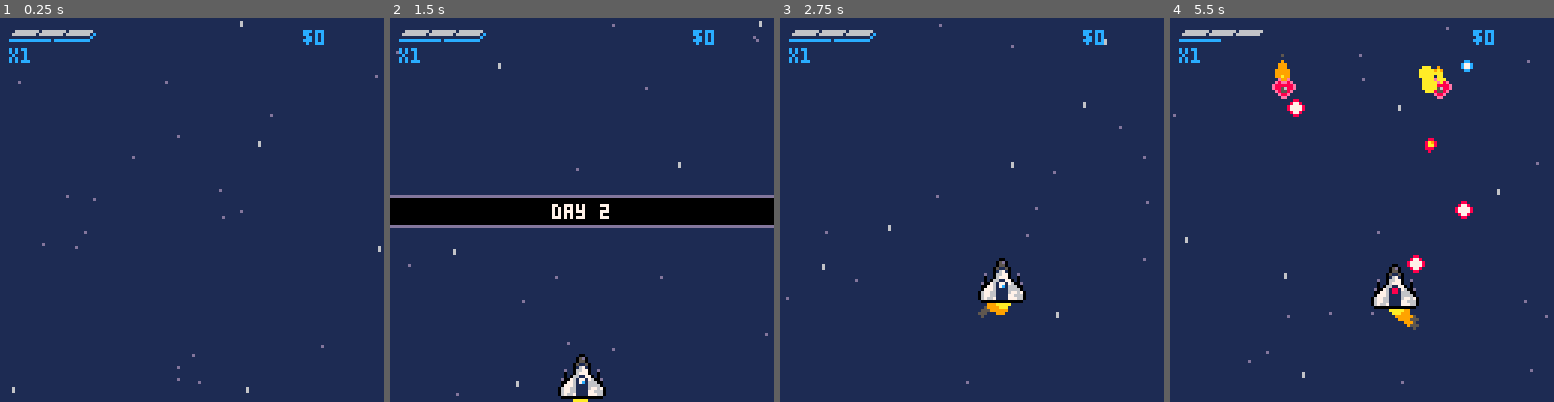
Above: before the commit, frames 1-4 (left to right).
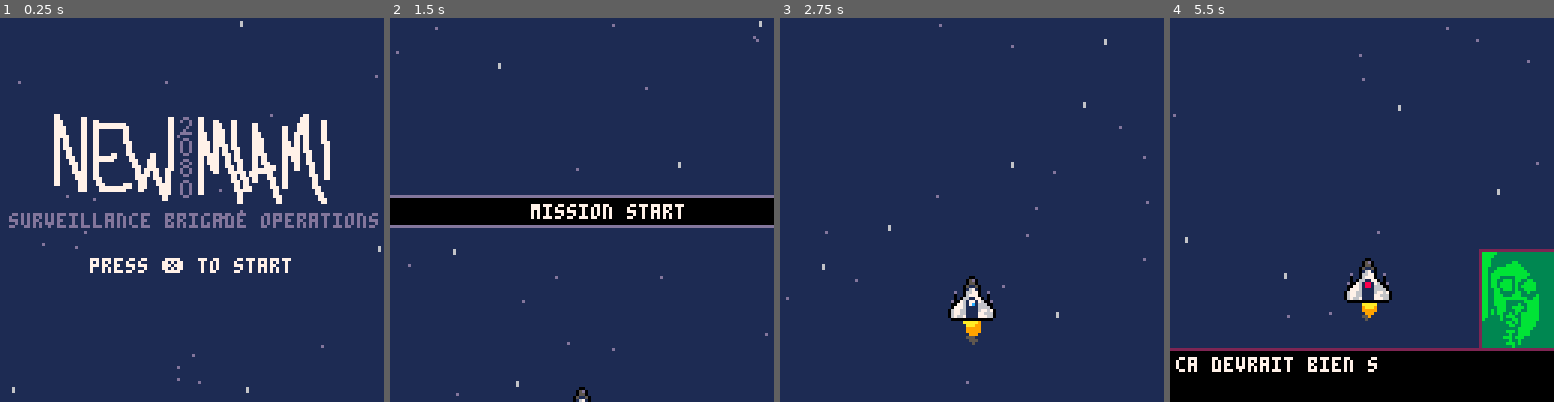
Above: after the commit, the same moments.

Repository: aureliendossantos/new-miami-2080
Game: PICO-8 cartridge miami2080.p8
Same seed, same stepped clock (60 frames per second), same inputs: the game is played once before the commit and once after it.
Inputs:
- Up to frame 1 (0.25 s): no input
- Up to frame 2 (1.5 s): tap X (X key) at 0.33, 1.07 s; tap O (Z key) at 0.7 s
- Up to frame 3 (2.75 s): hold Right 1.6-2.1 s; tap O (Z key) at 1.7, 2.1, 2.5 s; tap X (X key) at 1.85 s; hold Up 2.15-2.42 s; hold Right from 2.47 s (still down)
- Up to frame 4 (5.5 s): tap O (Z key) every 0.4 s from 2.9 to 5.3 s; tap X (X key) at 2.97, 4.08, 5.2 s; release Right at 3.03 s; hold Left 3.08-3.58 s; hold Down 3.63-3.97 s; hold Right 4.02-4.68 s; hold Up 4.73-5.03 s; hold Left from 5.08 s (still down)

The runs differ from the first frame. In frame 1, 9.1% of the frame differs, in the area x 2-99%, y 3-67%; in frame 2, 2.3%; in frame 3, 2.5%; in frame 4, 23%, in the area x 0-100%, y 3-100%.

Commit message:
first demo

Diff:
--- a/miami2080.p8
+++ b/miami2080.p8
@@ -7,7 +7,7 @@
 function _init()
  first_time_map=true
  cur_threats={}
- stage=2
+ stage=0
  turn=0
  --particles
  dust,dust_front={},{}
@@ -214,7 +214,10 @@
 	end
  --items
  if trans_t>90 then
+  palt(11, true)
+  palt(0, false)
   draw_items(ship,1,38)
+  palt()
  end
  if trans_t>140 then
   draw_items(weapon,2,56)
@@ -278,7 +281,13 @@
 -->8
 --scene shmup
 function init_shmup()
- --music(3)
+ if stage>0 then
+  if stage==1 or stage==3 then
+   music(0)
+  else
+   music(7)
+  end
+ end
  bullets={}
  e_bullets={}
  enemies={}
@@ -315,12 +324,18 @@
 	 update_title()
 	elseif wave==0 then
 	 update_stage_start()
+	elseif wave>#stages[stage]+1 then
+		notif_t+=1
+		if notif_t==100 then
+			init_bubble()
+		end
 	elseif (not text_mode
 	and wave==#stages[stage]+1
 	and #enemies==0)
 	or p.life==-120 then
-		init_bubble()
 		wave+=1
+		notif_t=0
+	 notif_text="mission complete"
 	elseif wave<=#stages[stage] then
 		local info=stages[stage][wave]
 		--decrease wave timer
@@ -346,7 +361,7 @@
 
 function update_stage_start()
 	notif_t+=1
-	notif_text="day "..stage
+	notif_text="mission start"
 	if p.y==80 then
 	 wave=1
 	else
@@ -358,6 +373,7 @@
  if btnp(❎) then
  	stage=1
  	sfx(1)
+ 	music(0)
  end
  title_t+=0.15
 end
@@ -396,32 +412,66 @@
 	end
 	for b in all(e_bullets) do
 		spr(animate(b.anim),b.x,b.y)
-		--rectfill(b.x+b.x1,b.y+b.y1,b.x+b.x1+b.w,b.y+b.y1+b.h)
-	end
-	--rectfill(p.x+p.x1,p.y+p.y1,p.x+p.x1+p.w,p.y+p.y1+p.h)
+	end
 	if stage==0 then
 	 draw_title()
 	elseif stage>1 and p.life>0 then
-	 local i=1
-	 for j=1,p.shield do
-	  rectfill(-11+i*14,5,3+i*14,7,12)
-	  i+=1
+
+
+	--shield
+	local max_shield=ship[eqp[1]].shield
+	local point_length=14
+	if max_shield==3 then
+		point_length=9
+	elseif max_shield==5 then
+		point_length=5
+	end
+	local i=1
+	for j=1,p.shield do
+		local x=3+(point_length+1)*(i-1)
+		rectfill(x,5,x+point_length-1,7,12)
+		i+=1
+	end
+	local col=12
+	if flr(blink_t)%2==0 then
+		col=7
+	end
+	if shield_fill>0 then
+		local x=3+(point_length+1)*(i-1)
+		rectfill(x,5,x+(point_length*shield_fill/max_shield_fill),7,col)
+	end
+	--multiplier
+	if not graze then
+		--force not blinking
+		col=12
+	end
+	print("x"..multiplier,3,10,col)
+
+  --hide top of experience rect
+
+  line(3,5,29,5,1)
+
+  --life
+
+	 local max_life=ship[eqp[1]].life
+	 local point_length=13
+	 if max_life==3 then
+	 	point_length=8
+	 elseif max_life==4 then
+	 	point_length=6
+  end
+  --grey back line
+  for i=1,max_life do
+   local x=4+(point_length+1)*(i-1)
+   line(x,5,x+point_length-1,5,5)
 	 end
-	 local col=12
-	 if flr(blink_t)%2==0 then
-	  col=7
+	 --white bars
+	 for i=1,p.life do
+	  local x=4+(point_length+1)*(i-1)
+	  line(x,5,x+point_length-1,5,6)
+	  line(x+1,4,x+point_length,4,6)
 	 end
-	 if shield_fill>0 then
-	 	rectfill(-11+i*14,5,-11+i*14+(13*shield_fill/max_shield_fill),7,col)
-  end
-  if not graze then
-	  --force not blinking
-	  col=12
-  end
-  print("x"..multiplier,3,10,col)
-
-  rectfill(4,5,29,5,5)
-	 rectfill(4,4,4+8.7*p.life,5,6)
+	 --sprite
 	 palt(11, true)
 	 palt(0, false)
 	 spr(82,1,0,4,2)
@@ -479,13 +529,6 @@
 	end
 end
 
-function explode(x,y)
- add(explosions,{
-  x=x,
-  y=y,
-  t=0})
-end
-
 function update_explosions()
  for e in all(explosions) do
   e.t+=1
@@ -504,7 +547,7 @@
 		{5,"medium",2,1}
 	}
 	deploy_messages={
-	 {"oh, avant que j'oublie, petit conseil.","seul le gyropha …(88 unchanged characters)… les balles avec le reste du vaisseau.","pensez-y quand vous etes en rade de bouclier ou d'argent.","y a pas de honte, ca peut arriver.","allez, bonne chasse."},
+	 {"oh, avant que j'oublie, petit conseil.","seul le gyropha …(88 unchanged characters)… les balles avec le reste du vaisseau.","vous verrez.","allez, bonne chasse."},
   {"et c'est parti."},
   {"vous savez, y a un truc special chez vous.","vous etes peut-etre un peu maladroite des fois","mais vous y mettez du …(184 unchanged characters)…
   {"mettez-leur une raclee."},
@@ -530,20 +573,22 @@
   {
    speed=1.2,
    life=4,
-   shield=2,
-   price=2090,
-   anim={18},
+   shield=3,
+   price=1700,
+   anim={16},
    x1=7,y1=7,
-   w=1,h=1
+   w=1,h=1,
+   text={"un peu plus robuste, celui-la.","vu ton allure au combat,","ce serait pas du luxe."}
   },
   {
 	  speed=1.2,
-   life=5,
-   shield=2,
+   life=2,
+   shield=5,
    price=9930,
    anim={16},
    x1=7,y1=9,
-   w=1,h=2
+   w=1,h=2,
+   text={"ah, ca c'est un bolide de vrai pilote.","la coque est tres fragile","mais le bouclier est une merveille.","enfin, faut savoir booster la recharge,","sinon ca sert a rien.","dis-moi la petite jeune, tu sais booster la recharge ?","faut froler les balles.","ca pimente les virees."}
   },
  }
  --weapons
@@ -556,29 +601,32 @@
    sfx=0,
    anim={31},
    x1=2,y1=2,
-   w=3,h=3
+   w=3,h=3,
+   text={"hm ?","ah, ce truc ?","bah, ca fait des petites bouboules colorees.","c'est mignon.","et je pense que c'est tout ce que j'ai a dire dessus."}
   },
   {
    price=800,
+   speed=3,
+   frequency=8,
+   duration=25,
+   damage=12,
+   sfx=13,
+   anim={30},
+   x1=0,y1=1,
+   w=6,h=6,
+   text={"voila une arme qui a un peu plus de gueule deja.","avec ca, tu vas un peu moins tirer a cote des mechants.","c'est pratique."}
+  },
+  {
+   price=5990,
    speed=3,
    frequency=8,
    duration=25,
    damage=15,
    sfx=13,
-   anim={30},
-   x1=0,y1=1,
-   w=6,h=6
-  },
-  {
-   price=5990,
-   speed=3,
-   frequency=8,
-   duration=25,
-   damage=20,
-   sfx=13,
    anim={29},
    x1=1,y1=0,
-   w=5,h=7
+   w=5,h=7,
+   text={"tres costaud ce truc.","moins marrant que le lance-flammes quand meme.","mais plus versatile."}
   }
  }
  --secondary
@@ -587,11 +635,12 @@
    speed=3.5,
    frequency=12,
    duration=16,
-   damage=20,
+   damage=10,
    sfx=13,
    anim={47},
    x1=2,y1=2,
-   w=3,h=3
+   w=3,h=3,
+   text={"eh, la petite jeune.","on s'interesse aux armes a chaleur ?","j'aime bien ces trucs.","par contre ca utilise un peu de puissance de propulsion.","faut pas s'en servir n'importe comment.","celle-la a une courte portee, mais bon","elle fait quand meme mal tu sais.","c'est pratique pour les tirs de precision rapproches.","...","ouais, je sais.","on fait pas tous les jours des tirs de precision rapproches."}
   },
   {
    price=6200,
@@ -602,7 +651,8 @@
    sfx=13,
    anim={46},
    x1=2,y1=0,
-   w=3,h=7
+   w=3,h=7,
+   text={"boom. boom. boom.","cette arme, elle chante la mort.","boom. boom.","boom."}
   },
   {
    price=14700,
@@ -613,7 +663,8 @@
    sfx=13,
    anim={45},
    x1=0,y1=0,
-   w=6,h=7
+   w=6,h=7,
+   text={"la specialite de la maison.","le gros lance-flammes.","putain c'que ca me donne envie de bruler des trucs.","tu sais, quand on a une vie comme la mienne","on se demande un peu","si on fait une vraie difference dans ce monde de tares.","mais ce lance-flammes.","putain de merde.","putain de merde ce lance-flammes !","quel plaisir."}
   }
  }
  --enemies
@@ -703,7 +754,7 @@
    --following tunnel guy
 	  life=140,
 	  money=120,
-   anim={4},
+   anim={52},
    spr_w=2,spr_h=1,
    x1=0,y1=0,w=15,h=7,
    emitters={
@@ -900,7 +951,11 @@
    {"ah ben, je vois deja plus personne.","c'etait du bon travail.","alors euh, bienvenue dans la brigade.","tu peux rentrer, il faut que tu dises bonjour au colonel."}
   },
   {
-	--level-1
+	--2-level-1
+	{function()
+		colonel=false
+	end},
+	{"eh, petite.","tu vois ce chiffre dans le coin ?","c'est ton multiplicateur d'argent et de bouclier.","grosse technologie.","frole les balles pour aspirer leur energie et faire monter le chiffre.","tu me remercieras."},
 	{2,1,60,1},
 	{3,1,80,1},
 	{2,1,40,1},
@@ -916,23 +971,52 @@
 	{2,1,80,6},
 	{1,2,8,1,100},
 	{2,1,60,9,60},
-	{1,2,8,1},
-  },
-  {
-   {1,4,-40,4},
-   {1,1,80,2,1},
+	{1,2,8,1}
+  },
+  {
+	  --3-level-2
+   {1,1,80,2},
    {1,1,-80,3,1},
-   {1,7,60,1},
-   {1,5,128,5},
-   {1,5,-96,5},
-   {1,2,30,1},
-   {1,1,98,2,1},
-   {1,1,-98,3,20},
+   {1,2,10,1},
+   {1,1,85,2,1},
+   {1,1,-85,3,20},
    {1,2,-30,2},
-   {4,1,60,2},
-   {2,2,70,2},
-   {3,2,98,2}
-  },
+   {3,1,60,3},
+   {2,1,90,8,100},
+   {2,1,40,6,80},
+   {1,2,70,2},
+   {1,2,-70,1,80},
+   {1,1,-85,3,60},
+   {1,1,20,1,70},
+   {3,1,70,1},
+   {1,1,-50,7,120},
+   {1,1,50,6,80},
+   {1,1,-25,7,60},
+   {1,1,25,6,60},
+   {1,2,0,1,80},
+   {1,2,-40,1},
+   {1,2,-50,7},
+   {1,2,45,8,60},
+   {2,1,30,3,120},
+   {2,1,20,6,100}
+  },
+  {
+	  --tests
+	  {"ce niveau est juste un test. il compte pas vraiment!"},
+	{1,4,-40,4},
+	{1,1,80,2,1},
+	{1,1,-80,3,1},
+	{1,7,60,1},
+	{1,5,128,5},
+	{1,5,-96,5},
+	{1,2,30,1},
+	{1,1,98,2,1},
+	{1,1,-98,3,20},
+	{1,2,-30,2},
+	{4,1,60,2},
+	{2,2,70,2},
+	{3,2,98,2}
+   },
   {
 	--exemple de swarm de petits ennemis
    {4,1,90,2},
@@ -1004,6 +1088,21 @@
 		end
 	end
 	--collision
+	for e in all(enemies) do
+		if collision(e,p) and
+		not p.invincible and
+		p.life>0 and
+		not text_mode then
+		 if p.shield>0 then
+			 p.shield-=1
+			else
+			 p.life-=1
+			end
+			p.invincible=true
+			offset=0.15
+			sfx(1)
+		end
+	end
 	for b in all(e_bullets) do
 		if collision(b,p) and
 		not p.invincible and
@@ -1017,7 +1116,6 @@
 				end
 			end
 			p.invincible=true
-			--explode(b.x+4,b.y+4)
 			for i=1,3 do
 			 add_new_dust(b.x+4,b.y,rnd(2)-1,-(rnd(1.5)-2),15,rnd(3)+2,0.1,dust_col,true)
 			end
@@ -1210,7 +1308,7 @@
 		end
 		--mort
 		if e.life<=0 then
-		 money+=e.money*multiplier
+		 money+=flr(e.money*multiplier)
 		 for i=1,(e.w+e.h)/2 do
 		  add_new_dust(e.x+e.x1+rnd(e.w),e.y+e.y1+rnd(e.h),rnd(2)-1,rnd(2)-2.1,rnd(10)+((e.w+e.h)/2)*2.2,rnd(6)+2,0.05,dust_col)
    end
@@ -1262,6 +1360,7 @@
 --scene map
 
 function init_map()
+ music(15)
 	blink_t=0
 	map_index=1
 	trans_t=-30
@@ -1303,7 +1402,9 @@
  end
 
  if trans_t==160 and not first_time_map then
-  next_turn()
+  if not got_game_over then
+   next_turn()
+  end
  end
 
  if processed==0 and not first_time_map then
@@ -1318,12 +1419,8 @@
  processed=#cur_threats
  for i in all(cur_threats) do
  	if stage==threats[i][1] then
- 		if not got_game_over then
-    del(cur_threats,i)
- 			dtb_disp("une menace a ete eradiquee, beau travail.",function() processed-=1 end)
-			else
-			 threat_progress(i)
-			end
+   del(cur_threats,i)
+ 		dtb_disp("une menace a ete eradiquee, beau travail.",function() processed-=1 end)
 		else
 		 threat_progress(i)
 		end
@@ -1335,7 +1432,7 @@
  if threats[i][4]==3 then
  	dtb_disp("la tour "..threats[i][3].."est attaquee !",function() processed-=1 end)
  else
-  dtb_disp("hmm, les aliens progressent...",function() processed-=1 end)
+  dtb_disp("hmm, les aliens progressent vers la tour"..threats[i][3].."...",function() processed-=1 end)
  end
 end
 
@@ -1514,7 +1611,7 @@
    rect(-1,64-h-1,128,64+h+1,13)
   end
   if h>=2 then
-   x1=100-(timer*0.5)
+   x1=82-(timer*0.5)
    print(text,x1,62,7)
   end
  end
Not shown, changed: 170 lines of the sprite sheet (__gfx__) section of miami2080.p8
Not shown, changed: the thumbnail (__label__) section of miami2080.p8
Not shown, changed: the music (__music__) section of miami2080.p8
Not shown, changed: the sound effects (__sfx__) section of miami2080.p8
Not shown, added: publish.cmd
